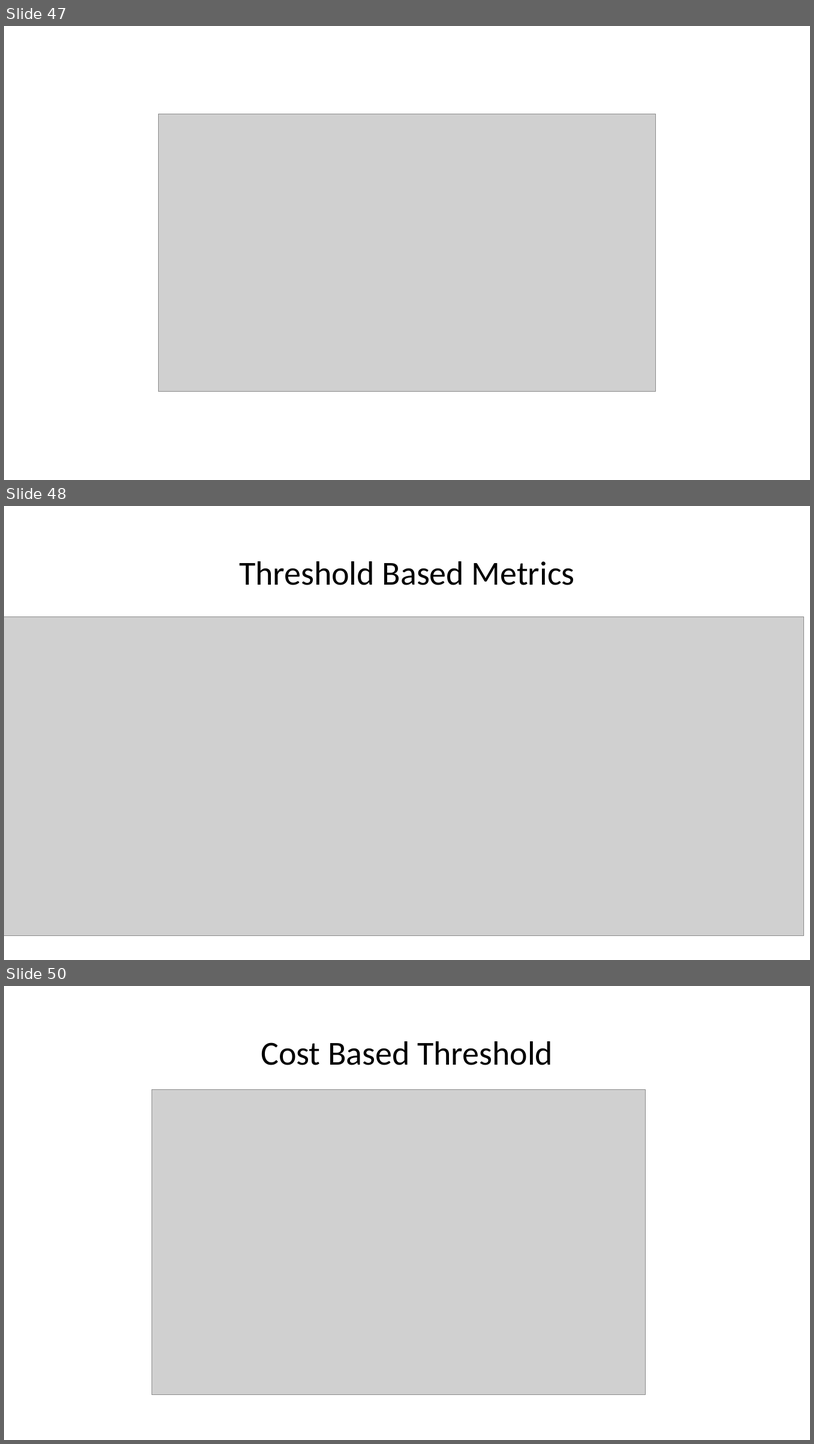
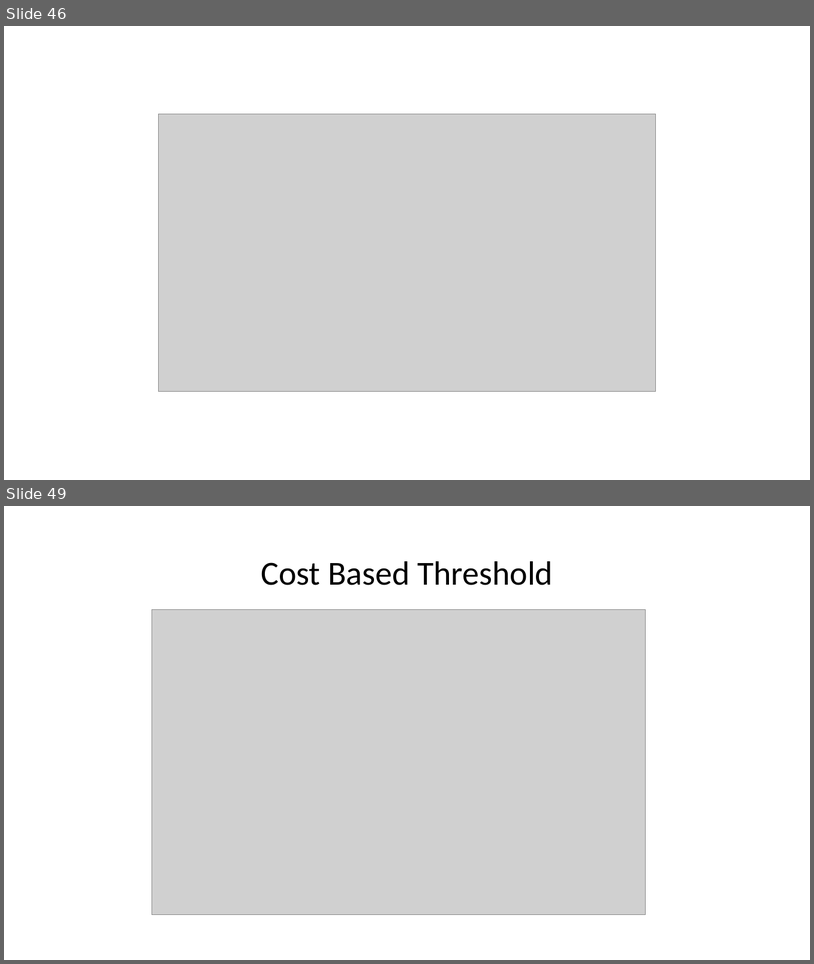
Before and after one commit to anoopungrd/sgh-advanced-analytics-big-data, a slide deck: semester-1/data-mining/project/documentation/Bank Marketing - Term Deposit Subscription.pptx. Shown one above the other, each under a label of ours: slides 47, 48 and 50 before the commit, slides 46 and 49 after it; the slides between them are not shown. The pictures are 814x1444 and 814x964 pixels, drawn with LibreOffice and Linux fonts; fonts in the diff are those of the drawing; grey boxes stand for pictures. Boxes give left, top, right and bottom in pixels: in the first picture for what was removed or moved away, otherwise in the second. Text is boxed around its words. In the diff, an @@ line names an element or a change of style, - is before the commit and + after.

```diff
--- a/semester-1/data-mining/project/documentation/Bank Marketing - Term Deposit Subscription.pptx
+++ b/semester-1/data-mining/project/documentation/Bank Marketing - Term Deposit Subscription.pptx
@@ slide 48 removed at <box>4,506,810,960</box>, background #FFFFFF @@
@@ title removed at <box>239,561,575,585</box> @@
-Threshold Based Metrics
@@ picture removed at <box>4,617,804,936</box> @@
@@ what was slide 47 is now slide 46 @@
@@ what was slide 50 is now slide 49 @@
```
Also in this commit, not shown: 2 slides changed, 2 slides added, 2 other slides removed.
